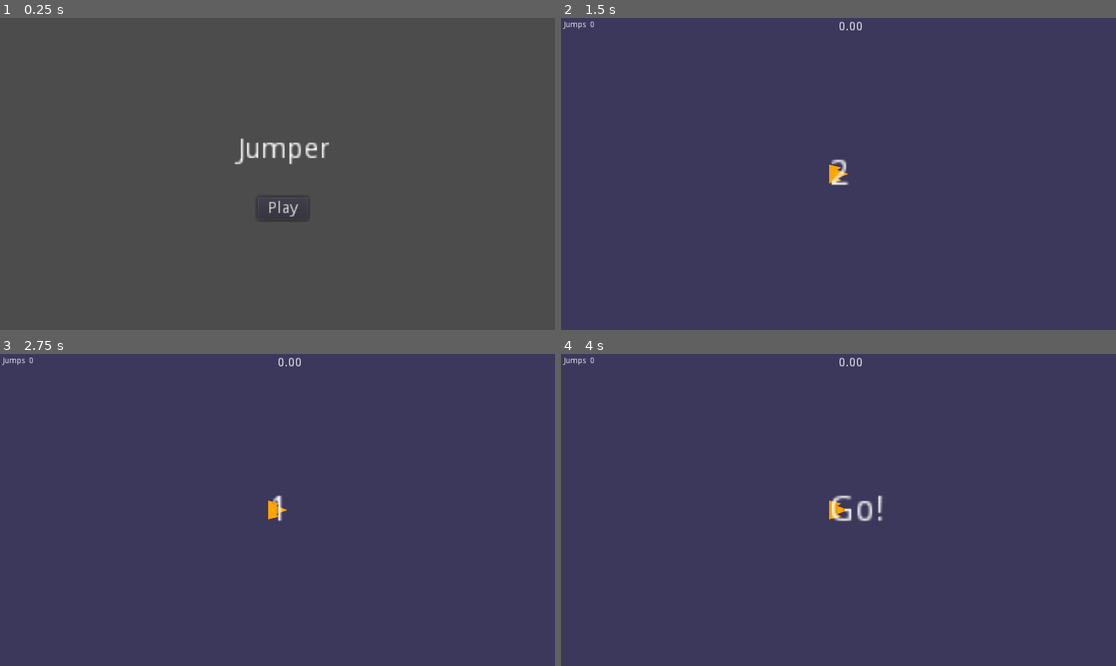
Above: before the commit, frames 1-4 (two rows, left to right).
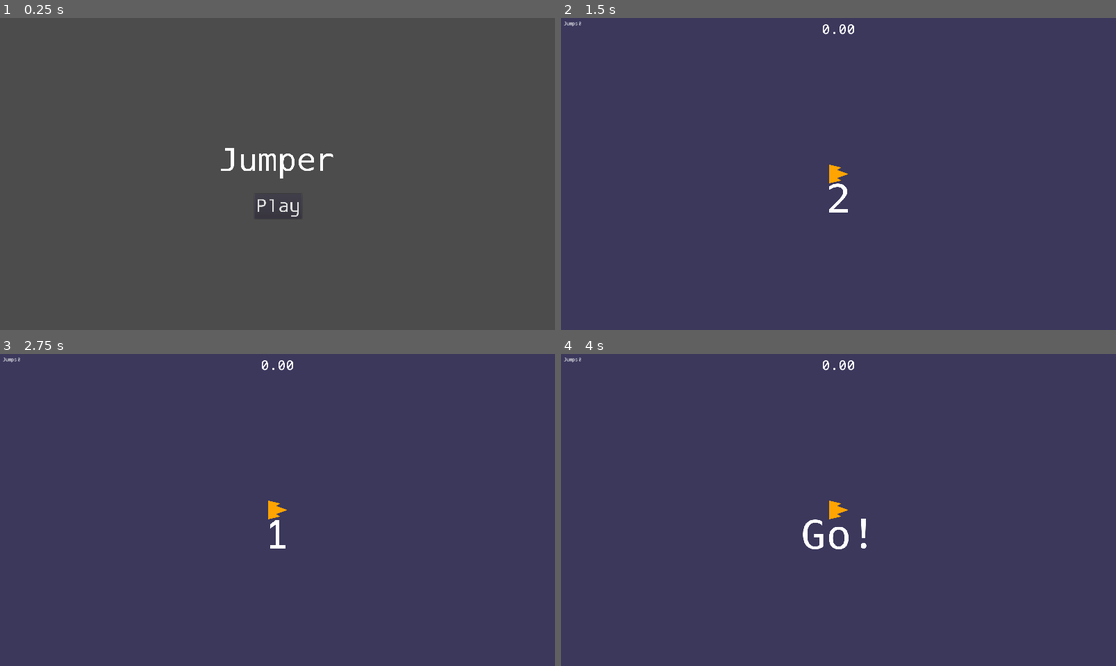
Above: after the commit, the same moments.

Repository: sombrerosheep/jumper
Game: Godot game, scene res://scenes/Main.tscn
The game is run twice, just before and just after one commit, with the same random seed, the same clock (stepped at 60 frames per second) and the same inputs.
Inputs:
- Up to frame 1 (0.25 s): no input
- Up to frame 2 (1.5 s): click "Play" at 0.5 s; hold D (right) from 1.28 s (still down)
- Up to frame 3 (2.75 s): tap Enter at 2 s; release D (right) at 2.03 s; hold S (down) from 2.03 s (still down)
- Up to frame 4 (4 s): tap Space at 2.75 s; release S (down) at 2.78 s; hold D (right) 2.78-3.53 s; tap Enter at 3.5 s; hold W (up) from 3.53 s (still down)

The runs differ from the first frame. In frame 1, 1.0% of the frame differs, in the area x 39-61%, y 38-66%; in frame 2, 0.4%; in frame 3, 0.4%; in frame 4, 0.9%.

Commit message:
use a real font

Diff:
--- a/scenes/HUD.tscn
+++ b/scenes/HUD.tscn
@@ -1,6 +1,17 @@
-[gd_scene load_steps=2 format=2]
+[gd_scene load_steps=6 format=2]
 
 [ext_resource path="res://scripts/HUD.gd" type="Script" id=1]
+[ext_resource path="res://fonts/ProggyVector Regular.ttf" type="DynamicFontData" id=2]
+
+[sub_resource type="DynamicFont" id=1]
+font_data = ExtResource( 2 )
+
+[sub_resource type="DynamicFont" id=2]
+font_data = ExtResource( 2 )
+
+[sub_resource type="DynamicFont" id=3]
+size = 48
+font_data = ExtResource( 2 )
 
 [node name="HUD" type="CanvasLayer"]
 script = ExtResource( 1 )
@@ -8,22 +19,26 @@
 [node name="Jumps" type="Label" parent="."]
 margin_left = 10.0
 margin_top = 10.0
-margin_right = 40.0
-margin_bottom = 14.0
-rect_scale = Vector2( 2, 2 )
+margin_right = 52.0
+margin_bottom = 25.0
+custom_fonts/font = SubResource( 1 )
 text = "Jumps"
 
 [node name="JumpsCount" type="Label" parent="Jumps"]
-margin_left = 45.0
-margin_right = 40.0
-margin_bottom = 14.0
+margin_left = 51.0
+margin_right = 61.0
+margin_bottom = 21.0
+custom_fonts/font = SubResource( 2 )
 text = "0"
 
 [node name="PlayTime" type="Label" parent="."]
 anchor_left = 0.5
-anchor_right = 1.0
+anchor_right = 0.5
+margin_left = -256.0
 margin_top = 10.0
-margin_right = -932.0
-margin_bottom = 14.0
-rect_scale = Vector2( 3, 3 )
+margin_right = 256.0
+margin_bottom = 71.0
+custom_fonts/font = SubResource( 3 )
 text = "0.00"
+align = 1
+valign = 1
--- a/scenes/Main.tscn
+++ b/scenes/Main.tscn
@@ -1,12 +1,18 @@
-[gd_scene load_steps=2 format=2]
+[gd_scene load_steps=5 format=2]
 
+[ext_resource path="res://fonts/ProggyVector Regular.ttf" type="DynamicFontData" id=1]
 [ext_resource path="res://scripts/Main.gd" type="Script" id=5]
+
+[sub_resource type="DynamicFont" id=1]
+size = 112
+font_data = ExtResource( 1 )
+
+[sub_resource type="DynamicFont" id=2]
+size = 64
+font_data = ExtResource( 1 )
 
 [node name="Main" type="Node2D"]
 script = ExtResource( 5 )
-__meta__ = {
-"_edit_vertical_guides_": [ 980.0 ]
-}
 
 [node name="UI" type="CanvasLayer" parent="."]
 follow_viewport_enable = true
@@ -16,25 +22,29 @@
 anchor_top = 0.5
 anchor_right = 0.5
 anchor_bottom = 0.5
-margin_left = -135.0
-margin_top = -131.0
-margin_right = -89.9999
-margin_bottom = -117.0
-rect_scale = Vector2( 7, 7 )
+margin_left = -256.0
+margin_top = -116.0
+margin_right = 256.0
+margin_bottom = 24.0
 size_flags_horizontal = 2
 size_flags_vertical = 0
+custom_fonts/font = SubResource( 1 )
 text = "Jumper"
 align = 1
 valign = 1
 max_lines_visible = 1
 
 [node name="StartGame" type="Button" parent="UI"]
-margin_left = 891.0
-margin_top = 620.0
-margin_right = 935.0
-margin_bottom = 640.0
-rect_scale = Vector2( 4, 4 )
+anchor_left = 0.5
+anchor_top = 0.5
+anchor_right = 0.5
+anchor_bottom = 0.5
+margin_left = -80.0
+margin_top = 68.0
+margin_right = 85.0
+margin_bottom = 155.0
 size_flags_stretch_ratio = 0.0
+custom_fonts/font = SubResource( 2 )
 text = "Play"
 
 [node name="GameRoot" type="Node2D" parent="."]
--- a/scenes/countdown.tscn
+++ b/scenes/countdown.tscn
@@ -1,6 +1,11 @@
-[gd_scene load_steps=2 format=2]
+[gd_scene load_steps=4 format=2]
 
 [ext_resource path="res://scripts/countdown.gd" type="Script" id=1]
+[ext_resource path="res://fonts/ProggyVector Regular.ttf" type="DynamicFontData" id=2]
+
+[sub_resource type="DynamicFont" id=1]
+size = 144
+font_data = ExtResource( 2 )
 
 [node name="CanvasLayer" type="CanvasLayer"]
 script = ExtResource( 1 )
@@ -10,11 +15,10 @@
 anchor_top = 0.5
 anchor_right = 0.5
 anchor_bottom = 0.5
-margin_left = -35.0
-margin_top = -60.0
-margin_right = -27.0
-margin_bottom = -46.0
-rect_scale = Vector2( 9, 9 )
+margin_left = -256.0
+margin_right = 256.0
+margin_bottom = 181.0
+custom_fonts/font = SubResource( 1 )
 text = "3"
 align = 1
 valign = 1
Binary file added: fonts/ProggyVector Regular.ttf
